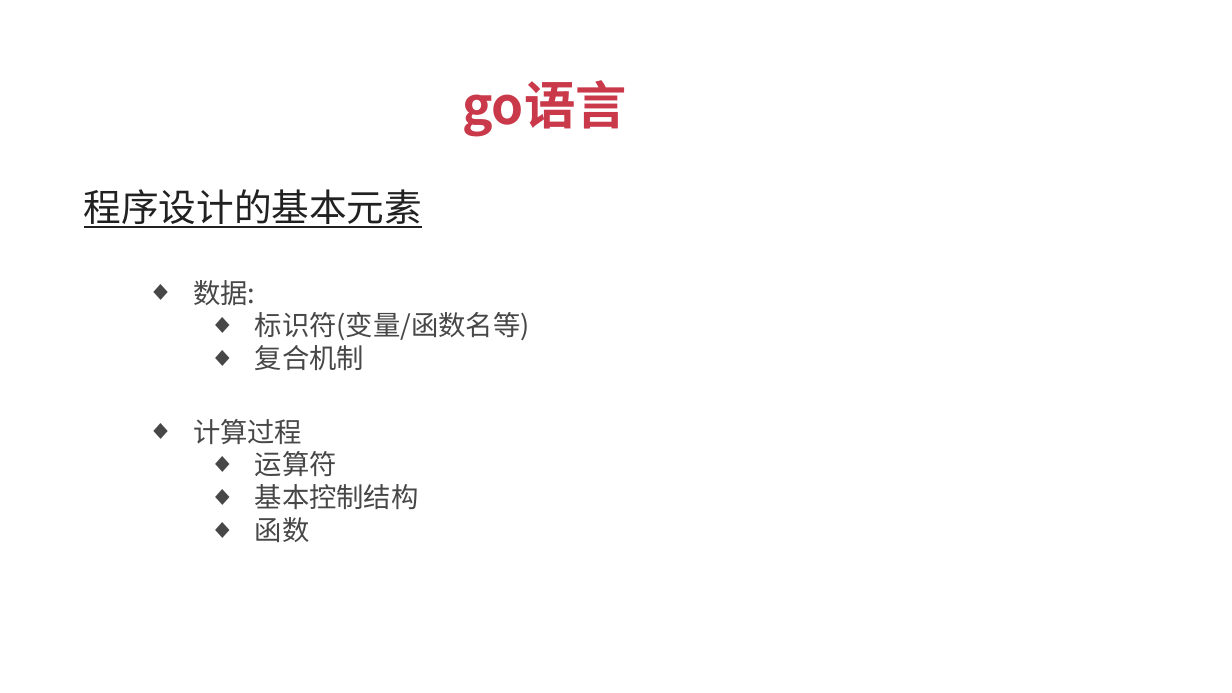
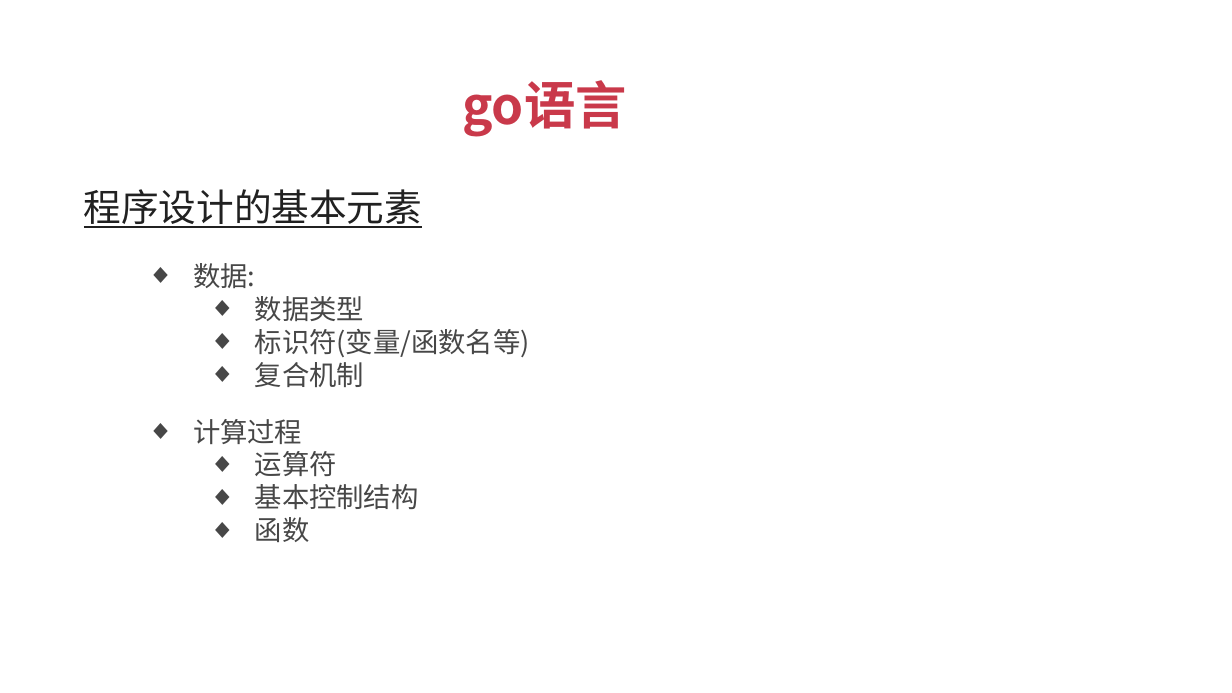
Before and after one commit to xuqiang76/golang, a slide deck: slide 5 of tuling/go语言_傻大猫.pptx. Drawn at 1232x693 pixels with LibreOffice and Linux fonts; fonts in the diff are those of the drawing. Boxes give left, top, right and bottom in pixels: in the first picture for what was removed or moved away, otherwise in the second. Text is boxed around its words. In the diff, an @@ line names an element or a change of style, - is before the commit and + after.

```diff
--- a/tuling/go语言_傻大猫.pptx
+++ b/tuling/go语言_傻大猫.pptx
@@ text "数据:": place and size @@
-text "数据:" at (193,280,530,370)
+text "数据:" at (193,263,530,387)
@@ text at (255,296,364,321): paragraph added @@
+    ◆ 数据类型
```
Also in this commit, not shown: 3 other slides changed, 1 slide removed, 1 other file.
